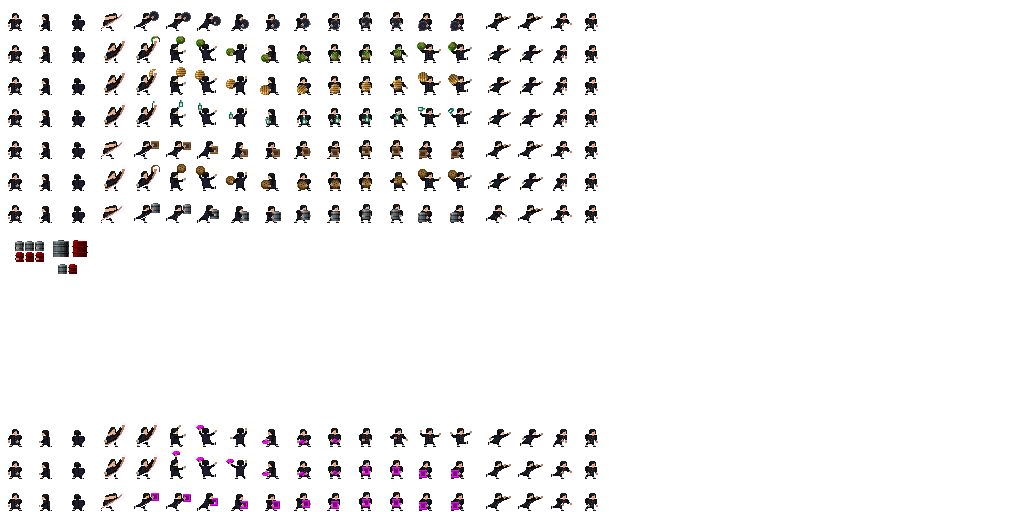
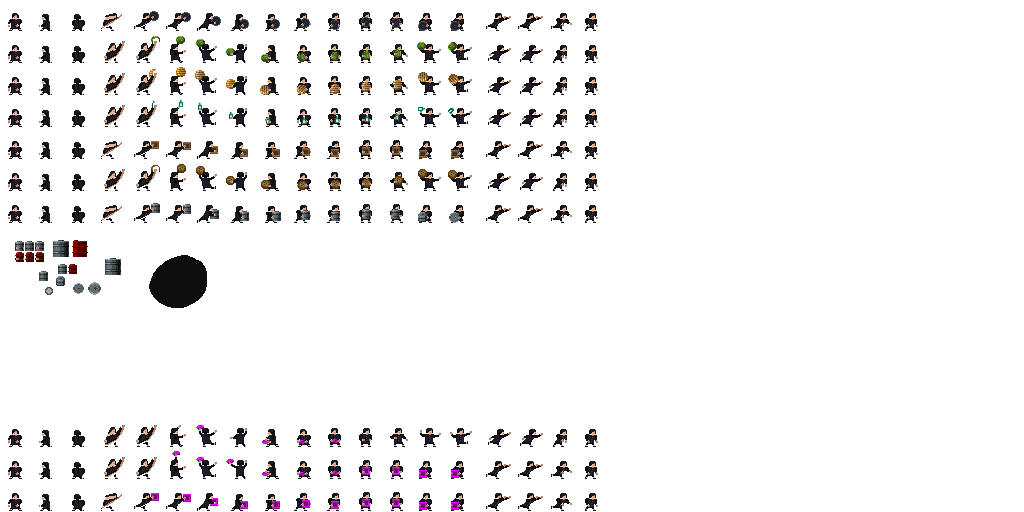
Layered file, before and after one edit (1024 x 512). Changes by layer:
painted on "projectile layer" over [39, 212, 460, 308]
painted on "Main" over [45, 208, 511, 295]
